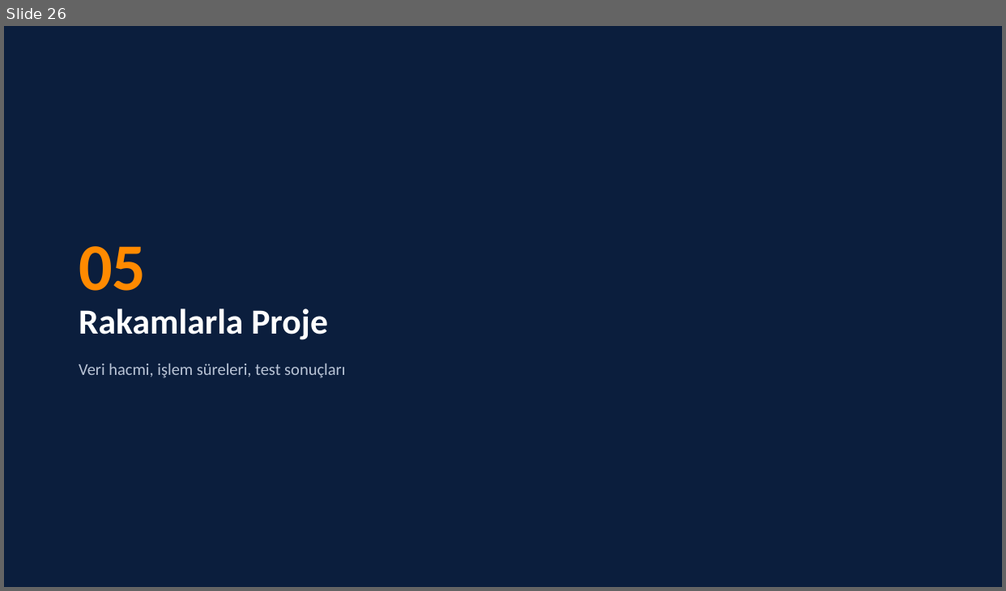
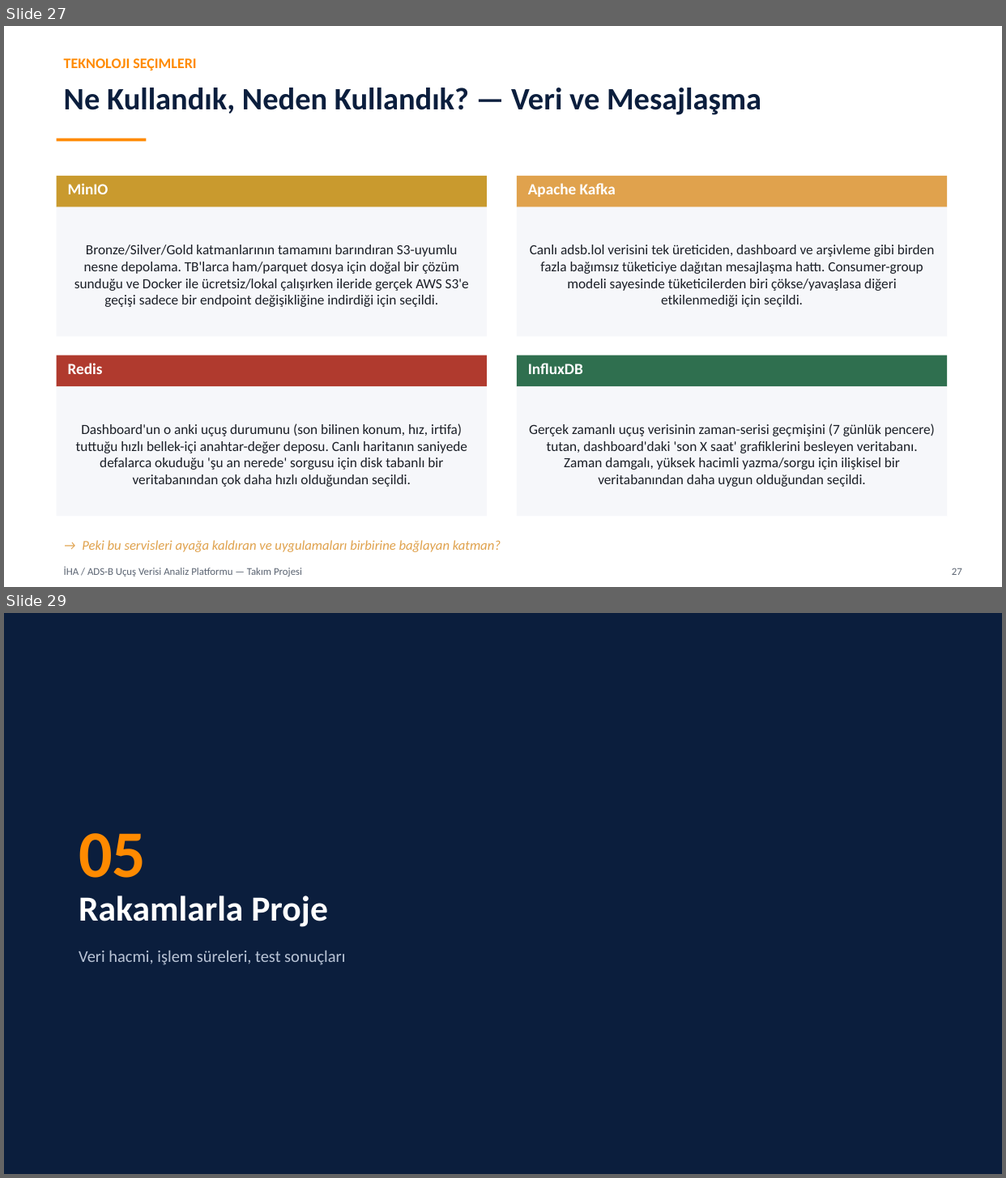
Before and after one commit to ColdVI/AnomalyDetection, a slide deck: docs/takim_projesi_sunumu.pptx. Shown one above the other, each under a label of ours: slide 26 before the commit, slides 27 and 29 after it; the slides between them are not shown. The pictures are 1006x591 and 1006x1178 pixels, drawn with LibreOffice and Linux fonts; fonts in the diff are those of the drawing. Boxes give left, top, right and bottom in pixels: in the first picture for what was removed or moved away, otherwise in the second. Text is boxed around its words. In the diff, an @@ line names an element or a change of style, - is before the commit and + after.

```diff
--- a/docs/takim_projesi_sunumu.pptx
+++ b/docs/takim_projesi_sunumu.pptx
@@ slide 27 added at (x1=4, y1=26, x2=1002, y2=587), background #FFFFFF @@
@@ text added at (x1=64, y1=58, x2=196, y2=71), 14 pt, text #FF8A00, bold @@
+TEKNOLOJI SEÇIMLERI
@@ text added at (x1=64, y1=88, x2=761, y2=115), 30 pt, text #0B1E3D, bold @@
+Ne Kullandık, Neden Kullandık? — Veri ve Mesajlaşma
@@ rectangle added at (x1=57, y1=139, x2=147, y2=141), fill #FF8A00 @@
@@ rectangle added at (x1=57, y1=176, x2=487, y2=207), fill #C99A2E @@
@@ text added at (x1=68, y1=183, x2=108, y2=194), 15 pt, text #FFFFFF, bold @@
+MinIO
@@ rectangle added at (x1=517, y1=176, x2=948, y2=207), fill #E0A24D @@
@@ text added at (x1=528, y1=183, x2=616, y2=197), 15 pt, text #FFFFFF, bold @@
+Apache Kafka
@@ rectangle added at (x1=57, y1=207, x2=487, y2=337), fill #F6F7FA, 13.5 pt, text #1B1F27 @@
+Bronze/Silver/Gold katmanlarının tamamını barındıran S3-uyumlu nesne depolama. TB'larca ham/parquet dosya için doğal bir çözüm sunduğu ve Docker ile ücretsiz/lokal çalışırken ileride gerçek AWS S3'e geçişi sadece bir endpoint değişikliğine indirdiği için seçildi.
@@ rectangle added at (x1=517, y1=207, x2=948, y2=337), fill #F6F7FA, 13.5 pt, text #1B1F27 @@
+Canlı adsb.lol verisini tek üreticiden, dashboard ve arşivleme gibi birden fazla bağımsız tüketiciye dağıtan mesajlaşma hattı. Consumer-group modeli sayesinde tüketicilerden biri çökse/yavaşlasa diğeri etkilenmediği için seçildi.
@@ rectangle added at (x1=57, y1=356, x2=487, y2=386), fill #B03A2E @@
@@ text added at (x1=68, y1=363, x2=103, y2=374), 15 pt, text #FFFFFF, bold @@
+Redis
@@ rectangle added at (x1=517, y1=356, x2=948, y2=386), fill #2F6F4F @@
@@ text added at (x1=528, y1=363, x2=583, y2=374), 15 pt, text #FFFFFF, bold @@
+InfluxDB
@@ rectangle added at (x1=57, y1=386, x2=487, y2=516), fill #F6F7FA, 13.5 pt, text #1B1F27 @@
+Dashboard'un o anki uçuş durumunu (son bilinen konum, hız, irtifa) tuttuğu hızlı bellek-içi anahtar-değer deposu. Canlı haritanın saniyede defalarca okuduğu 'şu an nerede' sorgusu için disk tabanlı bir veritabanından çok daha hızlı olduğundan seçildi.
@@ rectangle added at (x1=517, y1=386, x2=948, y2=516), fill #F6F7FA, 13.5 pt, text #1B1F27 @@
+Gerçek zamanlı uçuş verisinin zaman-serisi geçmişini (7 günlük pencere) tutan, dashboard'daki 'son X saat' grafiklerini besleyen veritabanı. Zaman damgalı, yüksek hacimli yazma/sorgu için ilişkisel bir veritabanından daha uygun olduğundan seçildi.
@@ text added at (x1=82, y1=540, x2=501, y2=552), 13 pt, text #E0A24D, italic @@
+→ Peki bu servisleri ayağa kaldıran ve uygulamaları birbirine bağlayan katman?
@@ text added at (x1=64, y1=566, x2=302, y2=577), 10 pt, text #5B6472 @@
+İHA / ADS-B Uçuş Verisi Analiz Platformu — Takım Projesi
@@ text added at (x1=952, y1=568, x2=962, y2=575), 10 pt, text #5B6472 @@
+27
@@ what was slide 26 is now slide 29 @@
```
Also in this commit, not shown: 20 slides changed, 2 other slides added, 3 other files.
